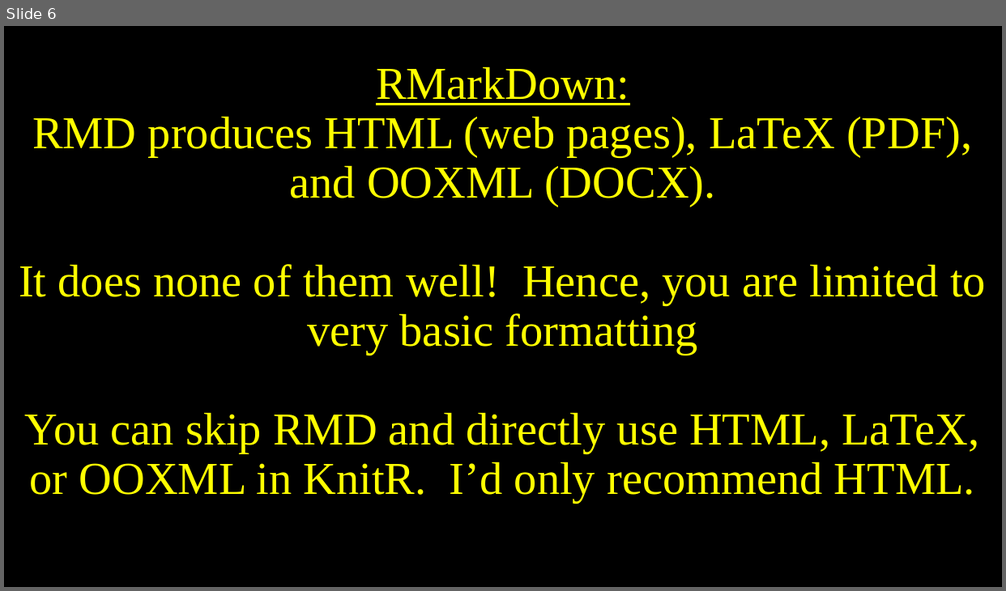
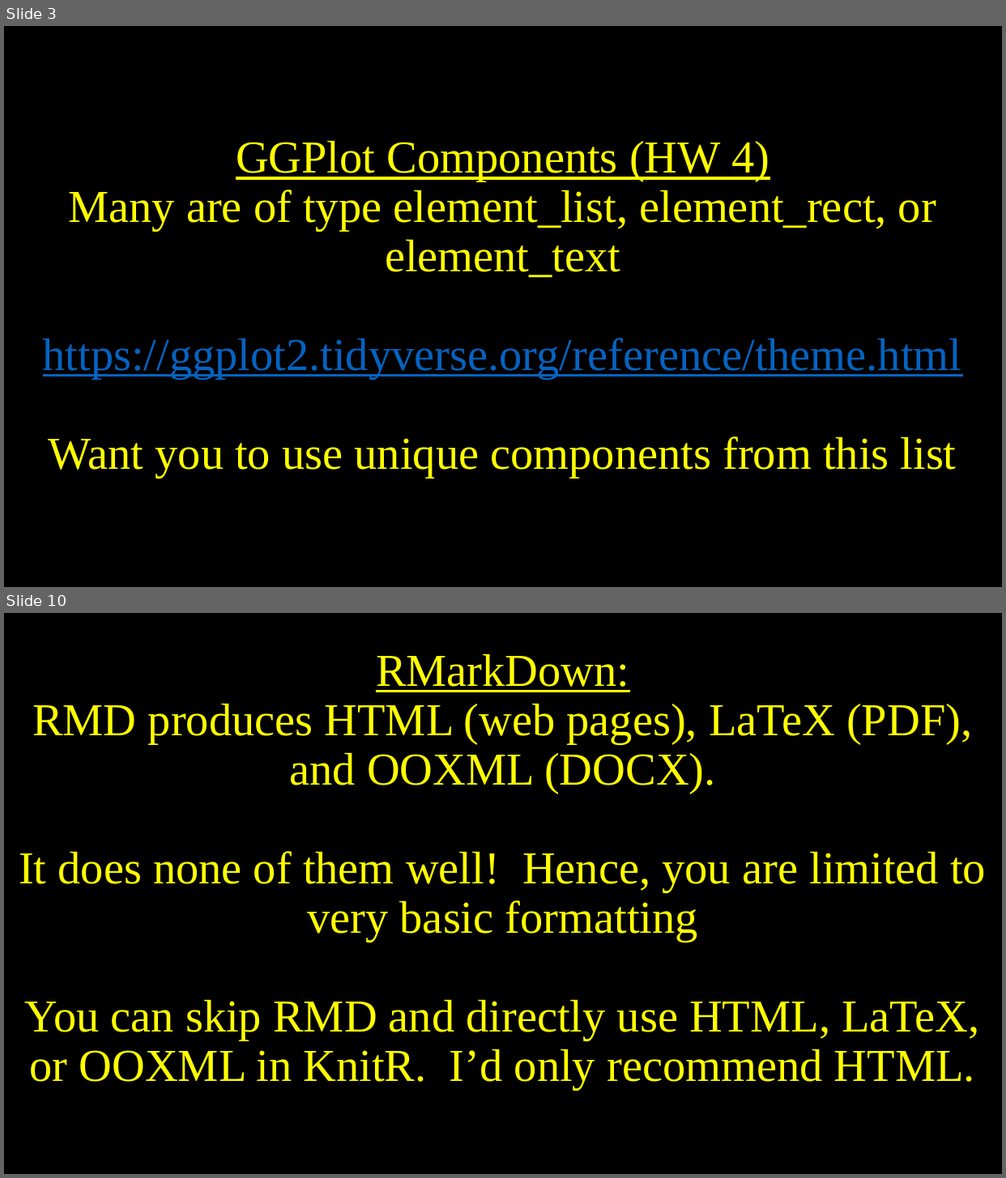
Before and after one commit to belinskyc/KnitR-RMD, a slide deck: KnitR.pptx. Shown one above the other, each under a label of ours: slide 6 before the commit, slides 3 and 10 after it; the slides between them are not shown. The pictures are 1006x591 and 1006x1178 pixels, drawn with LibreOffice and Linux fonts; fonts in the diff are those of the drawing. Boxes give left, top, right and bottom in pixels: in the first picture for what was removed or moved away, otherwise in the second. Text is boxed around its words. In the diff, an @@ line names an element or a change of style, - is before the commit and + after.

```diff
--- a/KnitR.pptx
+++ b/KnitR.pptx
@@ slide 3 added at [4, 26, 1002, 587], background #000000 @@
@@ title added at [43, 140, 962, 478], 44 pt, text #FFFF00 @@
+GGPlot Components (HW 4)
+Many are of type element_list, element_rect, or element_text
+https://ggplot2.tidyverse.org/reference/theme.html
+Want you to use unique components from this list
@@ what was slide 6 is now slide 10 @@
```
Also in this commit, not shown: 7 slides changed, 5 other slides added, 5 other files.
